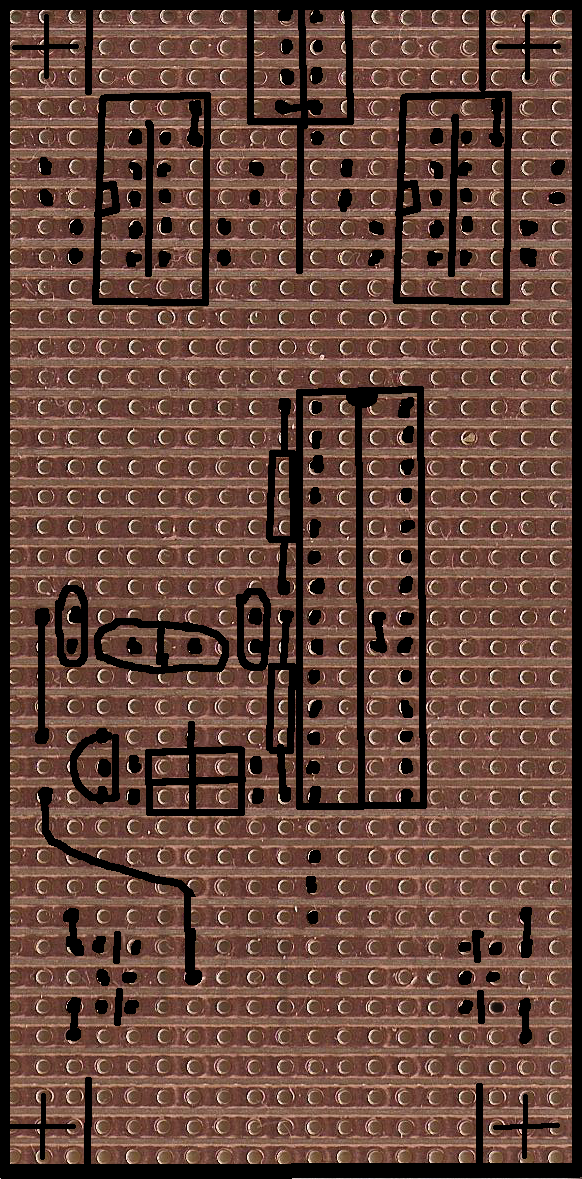
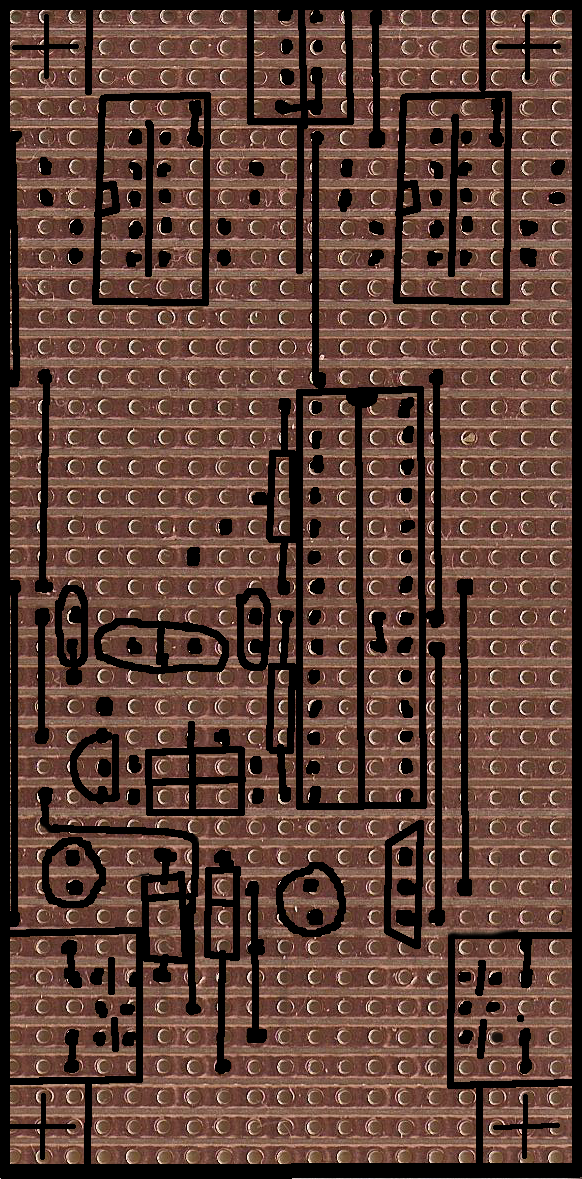
Before/after of a 582x1179 layered artwork. What changed in the layer stack:
painted on "Schnitte" over [108, 843, 487, 1059]
added layer "RJ45 Links" in group "Bauteile" over [61, 939, 157, 1073]
painted on "AVR" over [40, 817, 199, 897]
added layer "RJ45 Rechts" in group "Bauteile" over [431, 937, 533, 1074]
painted on "Bauteile #1" over [10, 10, 572, 1089]
